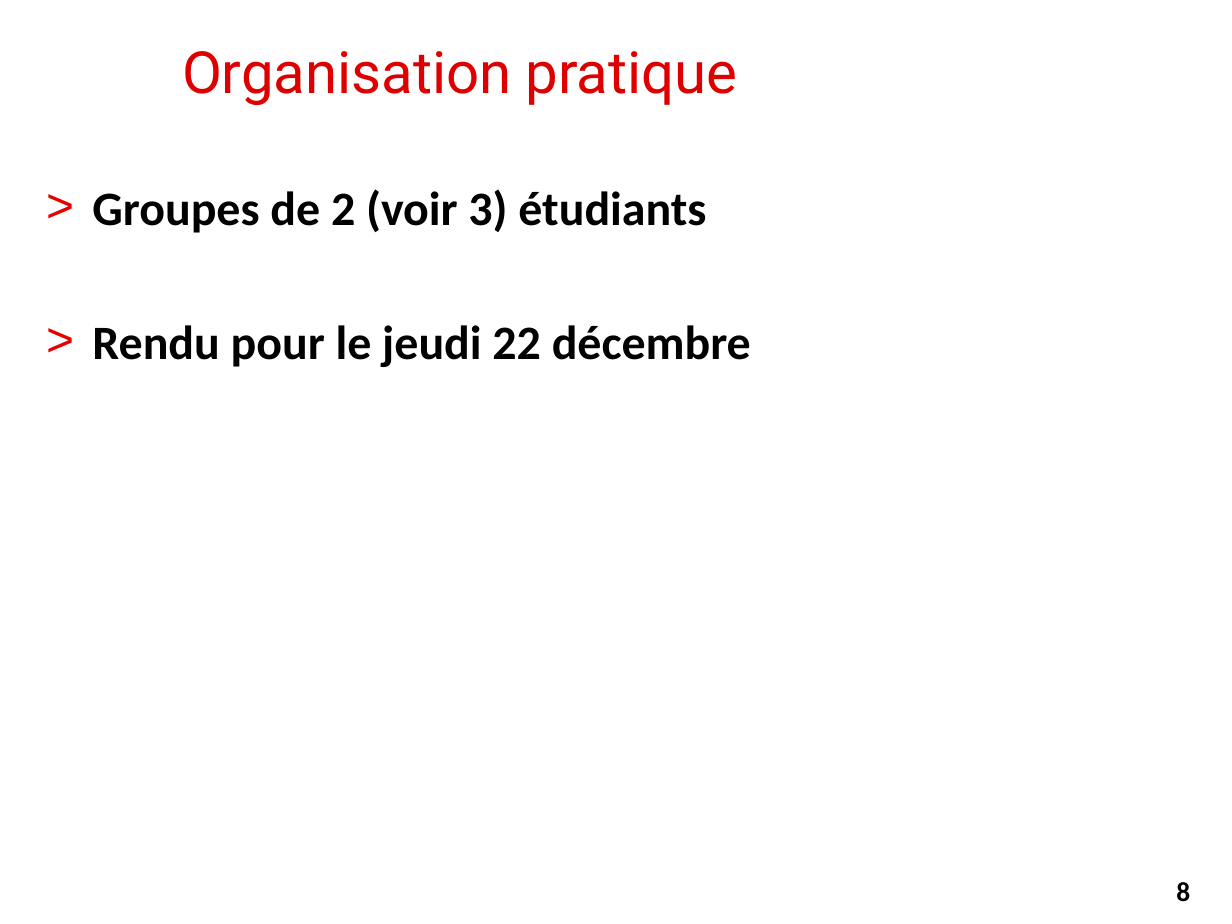
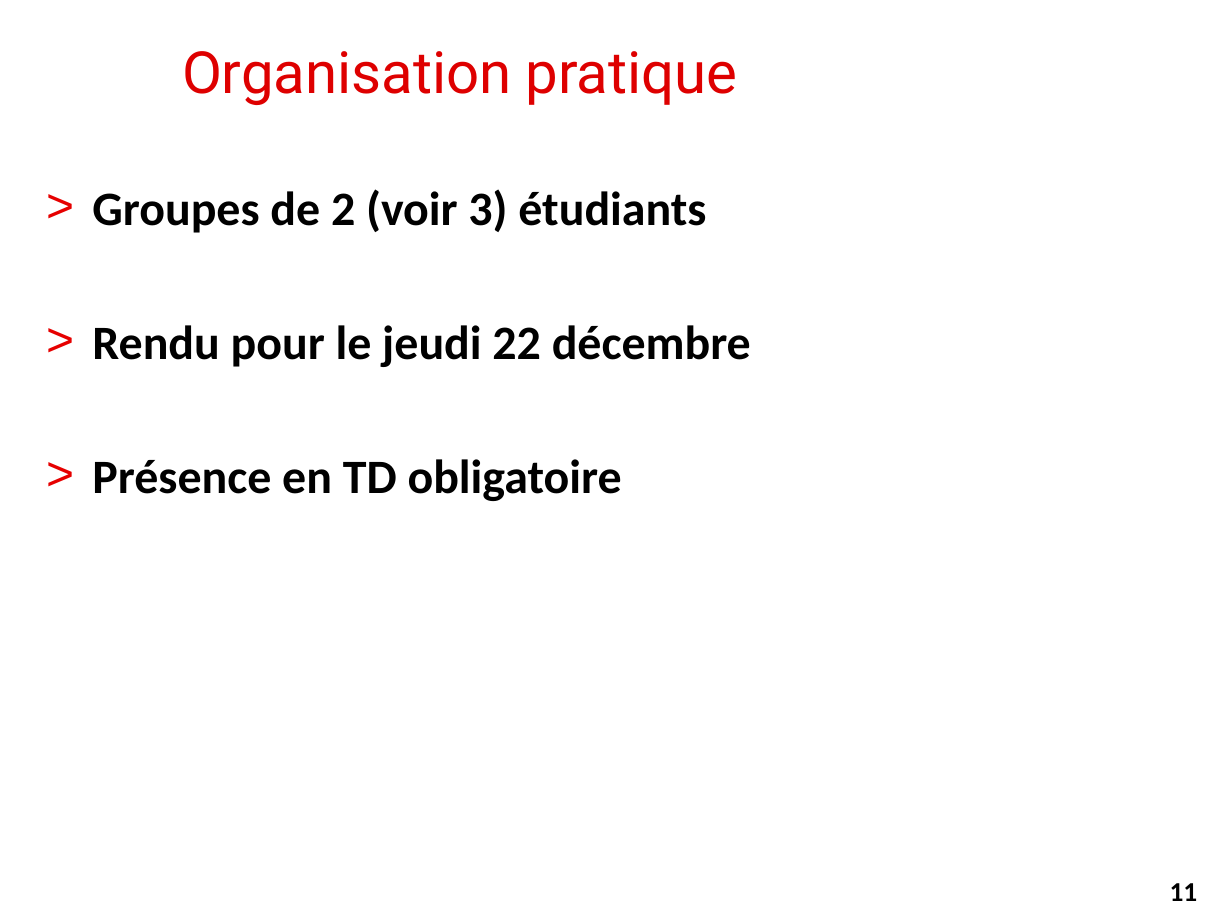
Before and after one commit to alemaitr/python_opendata_l2, a slide deck: slide 11 of pres_projet.pptx (slide 8 before the commit). Drawn at 1232x924 pixels with LibreOffice and Linux fonts; fonts in the diff are those of the drawing; background and template pictures are left out. Boxes give left, top, right and bottom in pixels: in the first picture for what was removed or moved away, otherwise in the second. Text is boxed around its words. In the diff, an @@ line names an element or a change of style, - is before the commit and + after.

```diff
--- a/pres_projet.pptx
+++ b/pres_projet.pptx
@@ text at (x1=92, y1=459, x2=622, y2=501): paragraph added @@
+> Présence en TD obligatoire
@@ page number at (x1=1170, y1=883, x2=1198, y2=901): text changed @@
-8
+11
```
Also in this commit, not shown: 3 slides added, 1 other file.
